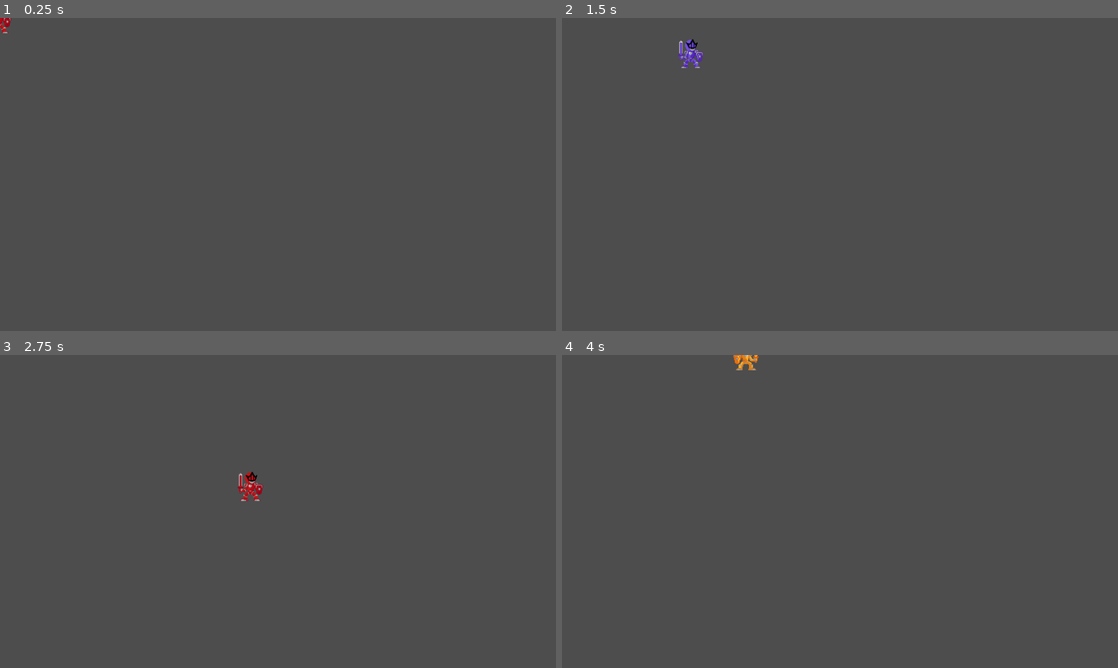
Above: before the commit, frames 1-4 (two rows, left to right).
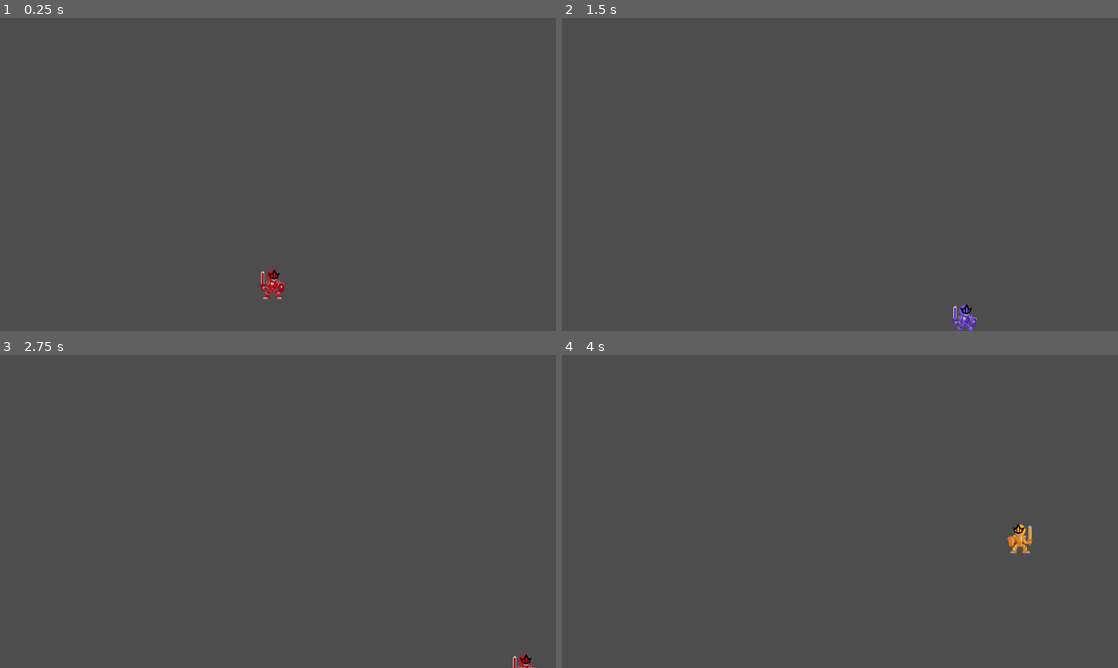
Above: after the commit, the same moments.

Repository: Forgotten-Link/starfall
Game: Godot game, scene res://scenes/main.tscn
The game is run twice, just before and just after one commit, with the same random seed, the same clock (stepped at 60 frames per second) and the same inputs.
Inputs:
- Up to frame 1 (0.25 s): no input
- Up to frame 2 (1.5 s): tap Enter at 0.5 s; hold D (move_right) 0.53-1.28 s; hold S (move_down) from 1.28 s (still down)
- Up to frame 3 (2.75 s): release S (move_down) at 2.03 s; hold D (move_right) from 2.03 s (still down)
- Up to frame 4 (4 s): release D (move_right) at 2.78 s; hold W (move_up) 2.78-3.53 s; hold A (move_left) from 3.53 s (still down)

The runs differ from the first frame. In frame 1, 0.3% of the frame differs, in the area x 0-52%, y 0-90%; in frame 2, 0.5%, in the area x 20-75%, y 6-100%; in frame 3, 0.4%; in frame 4, 0.4%.

Commit message:
4th push fixing files

Diff:
--- a/main.tscn
+++ /dev/null
@@ -1,8 +0,0 @@
-[gd_scene load_steps=2 format=3 uid="uid://d185yw5k7n7ck"]
-
-[ext_resource type="PackedScene" uid="uid://b4g3flw0eingw" path="res://red.tscn" id="1_wd66a"]
-
-[node name="Main" type="Node"]
-
-[node name="Red" parent="." instance=ExtResource("1_wd66a")]
-position = Vector2(631, 610)
--- a/red.tscn
+++ /dev/null
@@ -1,63 +0,0 @@
-[gd_scene load_steps=10 format=3 uid="uid://b4g3flw0eingw"]
-
-[ext_resource type="Script" path="res://scripts/Red.gd" id="1_5cl43"]
-[ext_resource type="Texture2D" uid="uid://8kmrle66akdl" path="res://art/characters/RgbRangerSheet.png" id="2_emx4t"]
-
-[sub_resource type="AtlasTexture" id="AtlasTexture_7yt2a"]
-atlas = ExtResource("2_emx4t")
-region = Rect2(0, 0, 44, 48)
-
-[sub_resource type="AtlasTexture" id="AtlasTexture_qnlym"]
-atlas = ExtResource("2_emx4t")
-region = Rect2(48, 0, 44, 48)
-
-[sub_resource type="AtlasTexture" id="AtlasTexture_3p6fs"]
-atlas = ExtResource("2_emx4t")
-region = Rect2(96, 0, 44, 48)
-
-[sub_resource type="AtlasTexture" id="AtlasTexture_chjrw"]
-atlas = ExtResource("2_emx4t")
-region = Rect2(144, 0, 44, 48)
-
-[sub_resource type="AtlasTexture" id="AtlasTexture_vde4l"]
-atlas = ExtResource("2_emx4t")
-region = Rect2(192, 0, 44, 48)
-
-[sub_resource type="SpriteFrames" id="SpriteFrames_1iy02"]
-animations = [{
-"frames": [{
-"duration": 1.0,
-"texture": SubResource("AtlasTexture_7yt2a")
-}, {
-"duration": 1.0,
-"texture": SubResource("AtlasTexture_qnlym")
-}, {
-"duration": 1.0,
-"texture": SubResource("AtlasTexture_3p6fs")
-}, {
-"duration": 1.0,
-"texture": SubResource("AtlasTexture_chjrw")
-}, {
-"duration": 1.0,
-"texture": SubResource("AtlasTexture_vde4l")
-}],
-"loop": true,
-"name": &"walk",
-"speed": 5.0
-}]
-
-[sub_resource type="RectangleShape2D" id="RectangleShape2D_pl78m"]
-size = Vector2(55, 66)
-
-[node name="Red" type="Area2D"]
-script = ExtResource("1_5cl43")
-metadata/_edit_group_ = true
-
-[node name="AnimatedSprite2D" type="AnimatedSprite2D" parent="."]
-scale = Vector2(1.5, 1.5)
-sprite_frames = SubResource("SpriteFrames_1iy02")
-animation = &"walk"
-
-[node name="CollisionShape2D" type="CollisionShape2D" parent="."]
-position = Vector2(-3.5, 3)
-shape = SubResource("RectangleShape2D_pl78m")
--- a/scenes/main.tscn
+++ b/scenes/main.tscn
@@ -1,7 +1,8 @@
-[gd_scene load_steps=2 format=3 uid="uid://blyg2ugnhpu46"]
+[gd_scene load_steps=2 format=3 uid="uid://cai5ia8k8avu8"]
 
-[ext_resource type="PackedScene" uid="uid://cmgbxgbmaojbp" path="res://red.tscn" id="1_wd66a"]
+[ext_resource type="PackedScene" uid="uid://bxisxyox167ch" path="res://scenes/red.tscn" id="1_u85sr"]
 
 [node name="Main" type="Node"]
 
-[node name="Red" parent="." instance=ExtResource("1_wd66a")]
+[node name="Red" parent="." instance=ExtResource("1_u85sr")]
+position = Vector2(631, 610)
Not shown: 1 places in scenes/red.tscn that only renumber resources
